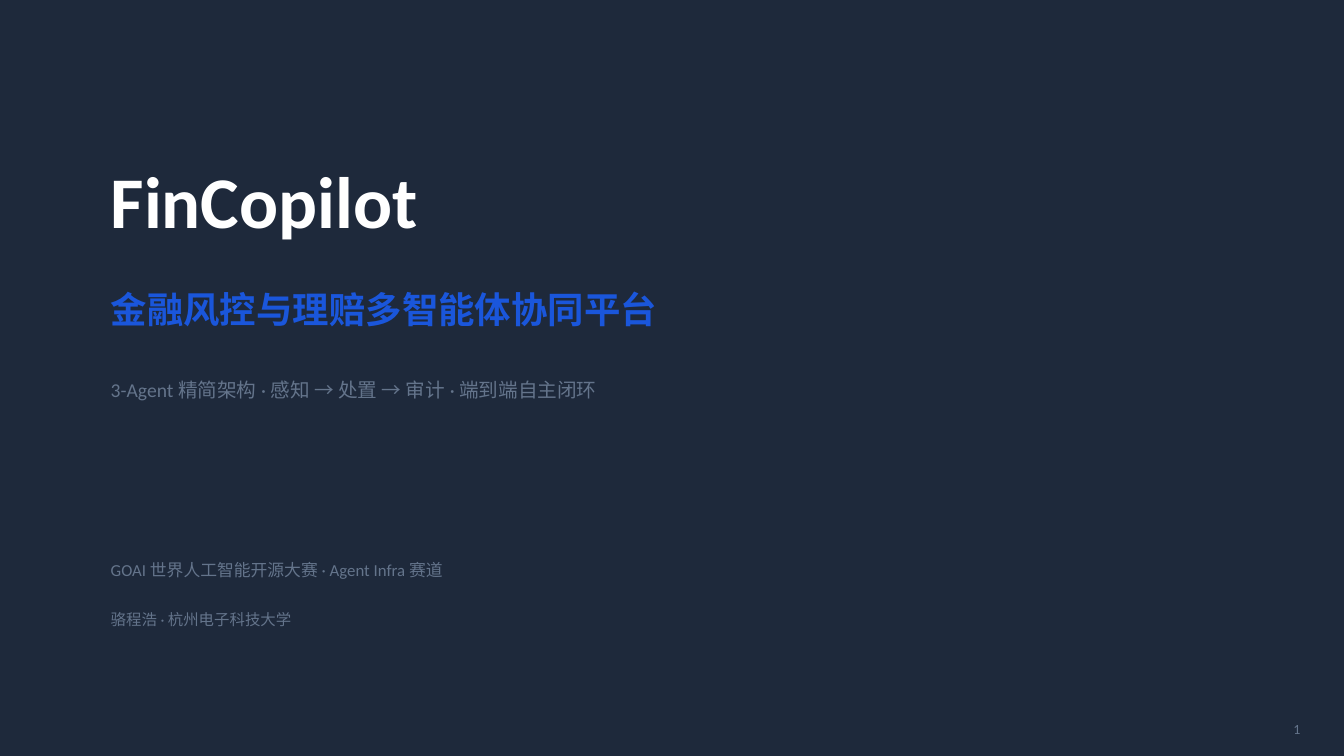
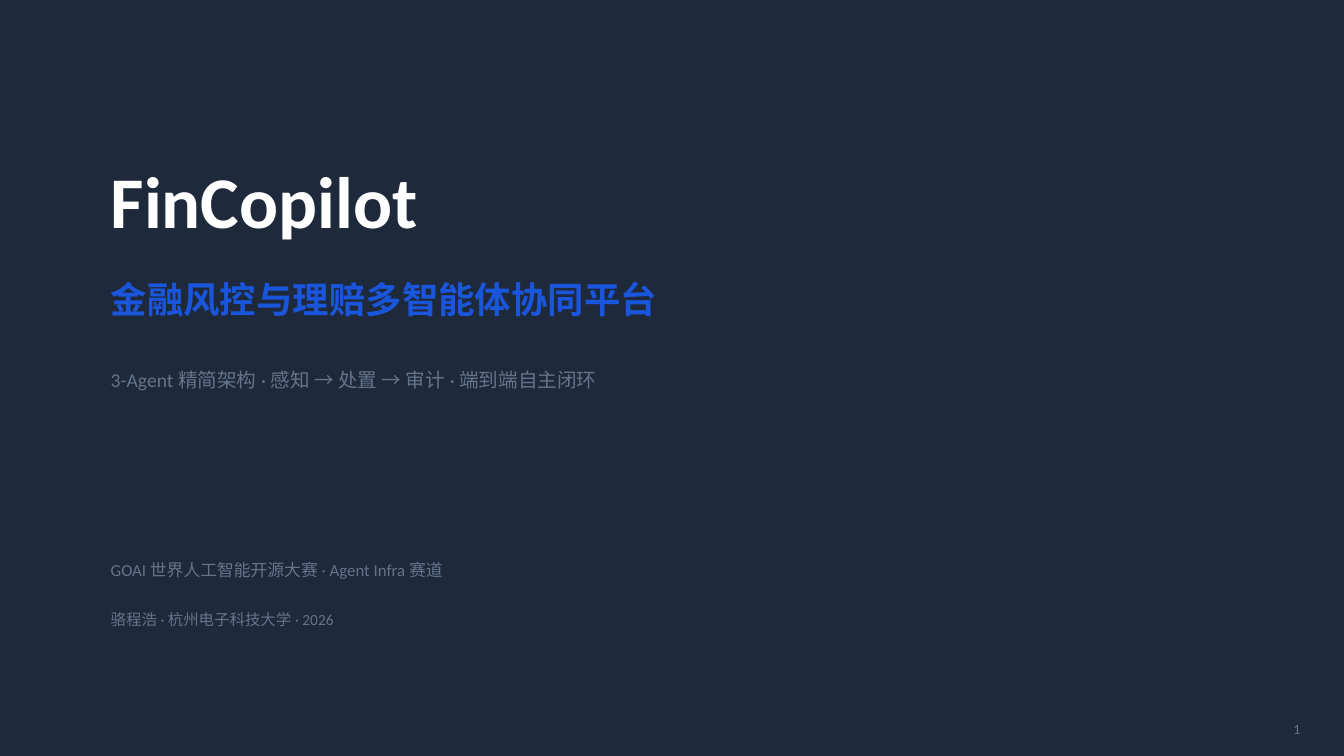
Before and after one commit to 1Adalt/finco-pilot, a slide deck: slide 1 of v2-3agent/FinCopilot初赛方案-3Agent.pptx. Drawn at 1344x756 pixels with LibreOffice and Linux fonts; fonts in the diff are those of the drawing. Boxes give left, top, right and bottom in pixels: in the first picture for what was removed or moved away, otherwise in the second. Text is boxed around its words. In the diff, an @@ line names an element or a change of style, - is before the commit and + after.

```diff
--- a/v2-3agent/FinCopilot初赛方案-3Agent.pptx
+++ b/v2-3agent/FinCopilot初赛方案-3Agent.pptx
@@ text "金融风控与理赔多智能体协同平台": place and size @@
-text "金融风控与理赔多智能体协同平台" at (111, 291, 657, 327)
+text "金融风控与理赔多智能体协同平台" at (111, 281, 657, 317)
@@ text "3-Agent 精简架构 · 感知 → ...": place and size @@
-text "3-Agent 精简架构 · 感知 → ..." at (111, 381, 596, 400)
+text "3-Agent 精简架构 · 感知 → ..." at (111, 371, 596, 390)
@@ text at (111, 612, 333, 626): text changed @@
-骆程浩 · 杭州电子科技大学
+骆程浩 · 杭州电子科技大学 · 2026
```
Also in this commit, not shown: 13 other slides changed, 5 slides added, 3 slides removed, 2 other files.
